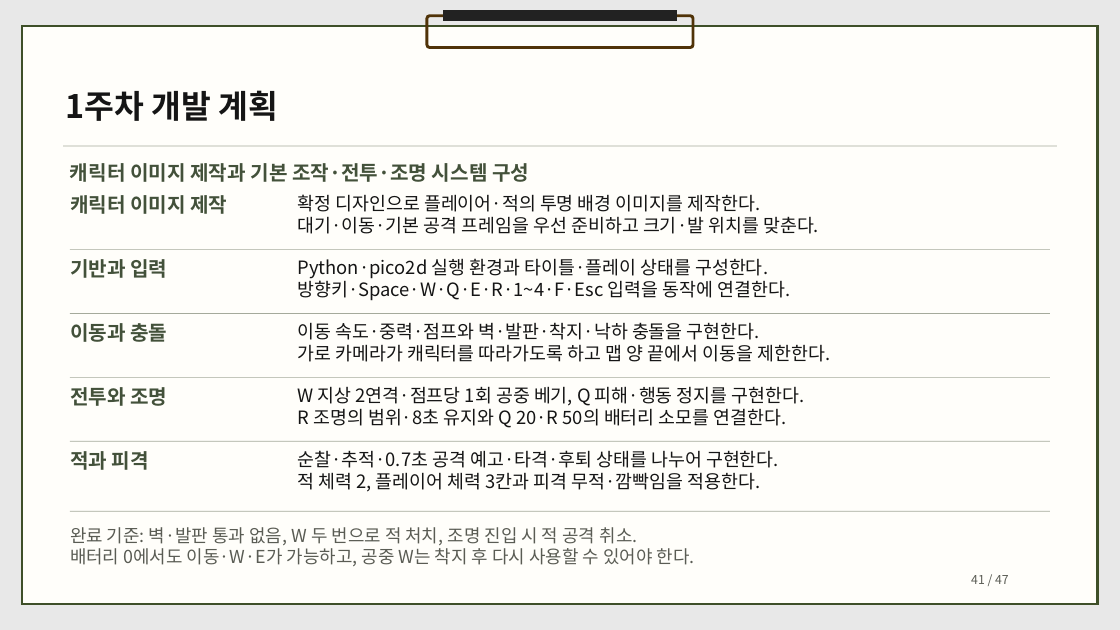
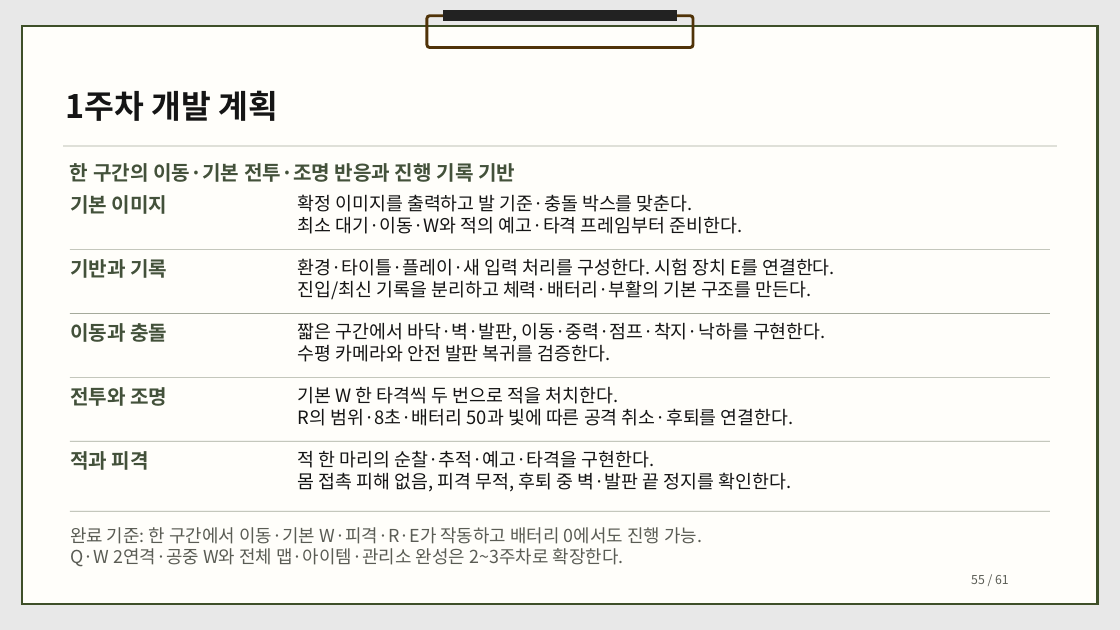
Before and after one commit to dbguswh/2Dgame_project, a slide deck: slide 55 of 2D게임프로그래밍 기획서.pptx (slide 41 before the commit). Drawn at 1120x630 pixels with LibreOffice and Linux fonts; fonts in the diff are those of the drawing. Boxes give left, top, right and bottom in pixels: in the first picture for what was removed or moved away, otherwise in the second. Text is boxed around its words. In the diff, an @@ line names an element or a change of style, - is before the commit and + after.

```diff
--- a/2D게임프로그래밍 기획서.pptx
+++ b/2D게임프로그래밍 기획서.pptx
@@ text at (70, 163, 515, 182): text changed @@
-캐릭터 이미지 제작과 기본 조작·전투·조명 시스템 구성
+한 구간의 이동·기본 전투·조명 반응과 진행 기록 기반
@@ text at (70, 195, 168, 214): text changed @@
-캐릭터 이미지 제작
+기본 이미지
@@ text at (297, 194, 743, 234): text changed @@
-확정 디자인으로 플레이어·적의 투명 배경 이미지를 제작한다.
-대기·이동·기본 공격 프레임을 우선 준비하고 크기·발 위치를 맞춘다.
+확정 이미지를 출력하고 발 기준·충돌 박스를 맞춘다.
+최소 대기·이동·W와 적의 예고·타격 프레임부터 준비한다.
@@ text at (70, 259, 167, 278): text changed @@
-기반과 입력
+기반과 기록
@@ text at (297, 258, 835, 300): text changed @@
-Python·pico2d 실행 환경과 타이틀·플레이 상태를 구성한다.
-방향키·Space·W·Q·E·R·1~4·F·Esc 입력을 동작에 연결한다.
+환경·타이틀·플레이·새 입력 처리를 구성한다. 시험 장치 E를 연결한다.
+진입/최신 기록을 분리하고 체력·배터리·부활의 기본 구조를 만든다.
@@ text at (297, 322, 826, 362): text changed @@
-이동 속도·중력·점프와 벽·발판·착지·낙하 충돌을 구현한다.
-가로 카메라가 캐릭터를 따라가도록 하고 맵 양 끝에서 이동을 제한한다.
+짧은 구간에서 바닥·벽·발판, 이동·중력·점프·착지·낙하를 구현한다.
+수평 카메라와 안전 발판 복귀를 검증한다.
@@ text at (297, 386, 794, 426): text changed @@
-W 지상 2연격·점프당 1회 공중 베기, Q 피해·행동 정지를 구현한다.
-R 조명의 범위·8초 유지와 Q 20·R 50의 배터리 소모를 연결한다.
+기본 W 한 타격씩 두 번으로 적을 처치한다.
+R의 범위·8초·배터리 50과 빛에 따른 공격 취소·후퇴를 연결한다.
@@ text at (297, 450, 792, 492): text changed @@
-순찰·추적·0.7초 공격 예고·타격·후퇴 상태를 나누어 구현한다.
-적 체력 2, 플레이어 체력 3칸과 피격 무적·깜빡임을 적용한다.
+적 한 마리의 순찰·추적·예고·타격을 구현한다.
+몸 접촉 피해 없음, 피격 무적, 후퇴 중 벽·발판 끝 정지를 확인한다.
@@ text at (70, 527, 702, 567): text changed @@
-완료 기준: 벽·발판 통과 없음, W 두 번으로 적 처치, 조명 진입 시 적 공격 취소.
-배터리 0에서도 이동·W·E가 가능하고, 공중 W는 착지 후 다시 사용할 수 있어야 한다.
+완료 기준: 한 구간에서 이동·기본 W·피격·R·E가 작동하고 배터리 0에서도 진행 가능.
+Q·W 2연격·공중 W와 전체 맵·아이템·관리소 완성은 2~3주차로 확장한다.
@@ text at (971, 575, 1009, 584): text changed @@
-41 / 47
+55 / 61
```
Also in this commit, not shown: 45 other slides changed, 14 slides added, 1 other file.
